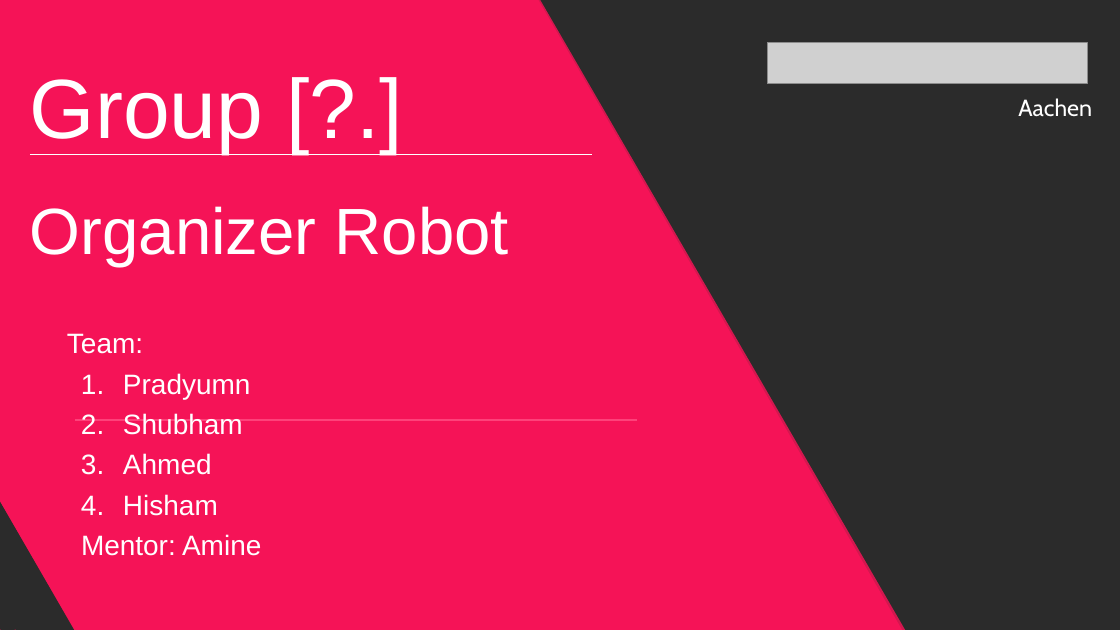
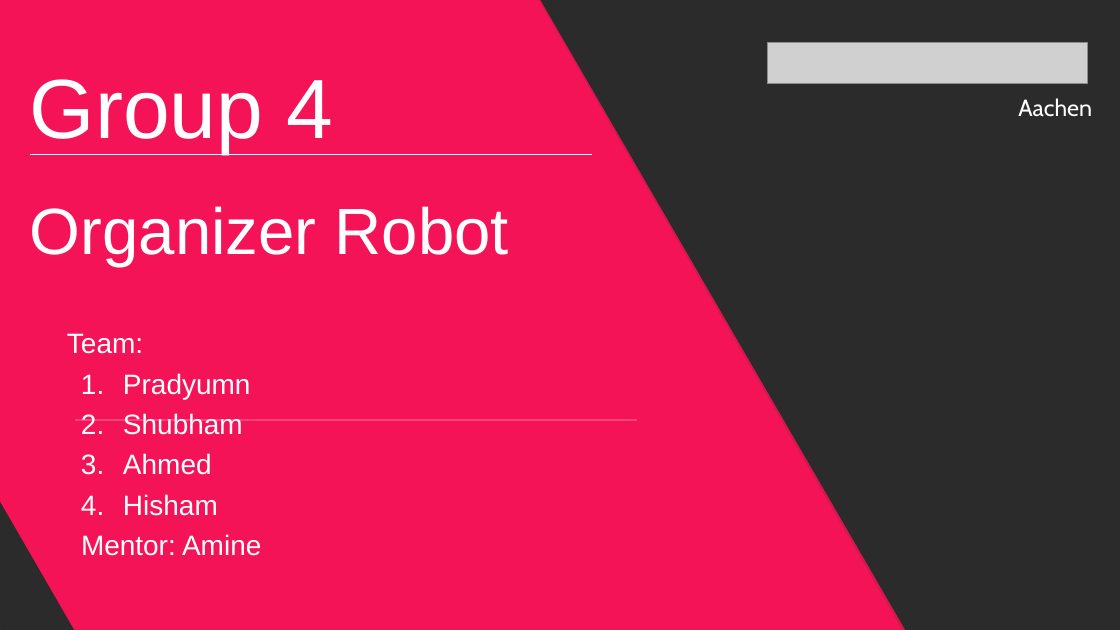
Before and after one commit to pradyai/Organizer-Robot, a slide deck: slide 1 of midterm_orgrobot.pptx. Drawn at 1120x630 pixels with LibreOffice and Linux fonts; fonts in the diff are those of the drawing; grey boxes stand for pictures; background and template pictures are left out; a plain dark background stands for a picture behind light text. Boxes give left, top, right and bottom in pixels: in the first picture for what was removed or moved away, otherwise in the second. Text is boxed around its words. In the diff, an @@ line names an element or a change of style, - is before the commit and + after.

```diff
--- a/midterm_orgrobot.pptx
+++ b/midterm_orgrobot.pptx
@@ text at box(30, 79, 334, 153): text changed @@
-Group [?.]
+Group 4
```
Also in this commit, not shown: 1 other slide changed, 1 slide added, 1 slide removed.
